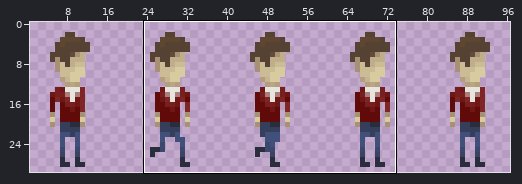
One commit to this sprite sheet: code/assets/img/animations/character_red_male.png. Above, an overview of the earlier version with the close-up marked.
Close-up. Before:
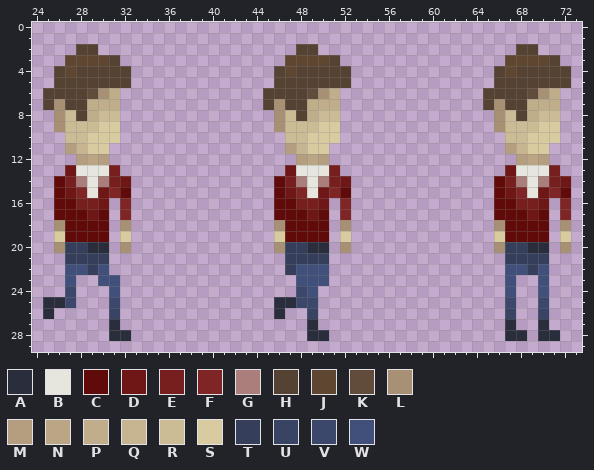
The file is 100x30 pixels. Colours within 5 levels of each other are drawn and written as one. Shown: x 24..73, y 0..29. The wide view leaves out empty margins.
Palette (. is transparent): A #2a2e3c  B #e6e6de  C #600a0a  D #6f1717  E #771e1e  F #7f2525  G #aa7e7a  H #564233  J #5f4631  K #614c3c  L #a89074  M #b49e7f  N #baa584  P #c0ad8a  Q #c6b590  R #ccbc95  S #d8cba0  T #353e5b  U #394364  V #3c476c  W #414f7b
Pixels before, first column x 25:
 2 ...HH..................HH..................HH...
 3 ..JJJJH...............JJJJH...............JJJJH.
 4 .HJHHHHH.............HJHHHHH.............HJHHHHH
 5 .HHHHHHH.............HHHHHHH.............HHHHHHH
 6 HHHHKLP.............HHHHKLP.............HHHHKLP.
 7 HLHHPPP.............HLHHPPP.............HLHHPPP.
 8 .LRHPRR..............LRHPRR..............LRHPRR.
 9 .LRRRSS..............LRRRSS..............LRRRSS.
10 ..RRSSS...............RRSSS...............RRSSS.
11 ..MQSS................MQSS................MQSS..
12 ...MNM.................MNM.................MNM..
13 ..DBBBE...............DBBBE...............DBBBE.
14 .CEGBGED.............CEGBGED.............CEGBGED
15 .CDFBDFC.............CDFBDFC.............CDFBDFC
16 .CCEED.F.............CCEED.F.............CCEED.F
17 .CCCDC.F.............CCCDC.F.............CCCDC.F
18 .LCCCC.L.............LCCCC.L.............LCCCC.L
19 .SCCCC.S.............SCCCC.S.............SCCCC.S
20 .LTTAA.L.............LTTAA.L.............LTTAA.L
21 ..TTTT................TTTT................TTTT..
22 ..WWTW................TWWW................WWTW..
23 ..W..WW................WWW................W..W..
24 ..V...W................VW.................W..W..
25 AAV...V..............AAVV.................V..V..
26 A.....U..............A..U.................U..U..
27 ......A.................A.................A..A..
28 ......AA................AA................AA.AA.
New version:
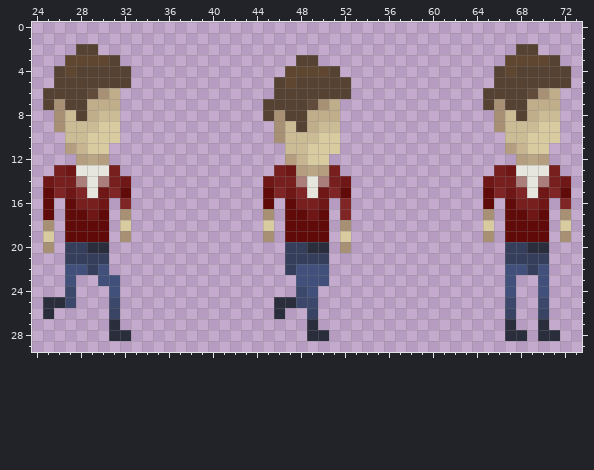
Diff:
Changed rows in their new state; - is an unchanged pixel.
first column x 25:
 2 -----------------------..-----------------------
 3 ----------------------.HH..---------------------
 4 ---------------------.-JJJ-.--------------------
 5 ----------------------J-------------------------
 6 --------------------.---HHHH--------------------
 7 ---------------------H--KL----------------------
 8 --------------------H-H--PP---------------------
 9 -----------------------HPRR---------------------
10 ---------------------L--R-----------------------
11 ----------------------RR--S---------------------
12 ----------------------MQSS----------------------
13 -E-------------------E-MNM---------------E------
14 DE------------------DE------------------DE------
15 CF------------------CF------------------CF------
16 C.------------------C.------------------C.------
17 C.-----L------------L.------------------L.-----L
18 L.-----S------------S.------------------S.-----S
19 S.-----L------------L.------------------L.-----L
20 L.-----.-------------.-------------------.-----.
Pixel boxes of the changes (left, top, right, bottom) in both close-ups:
changed: (263, 44, 351, 253)
changed: (43, 165, 65, 253)
changed: (483, 165, 505, 253)
changed: (120, 209, 131, 253)
changed: (560, 209, 571, 253)
